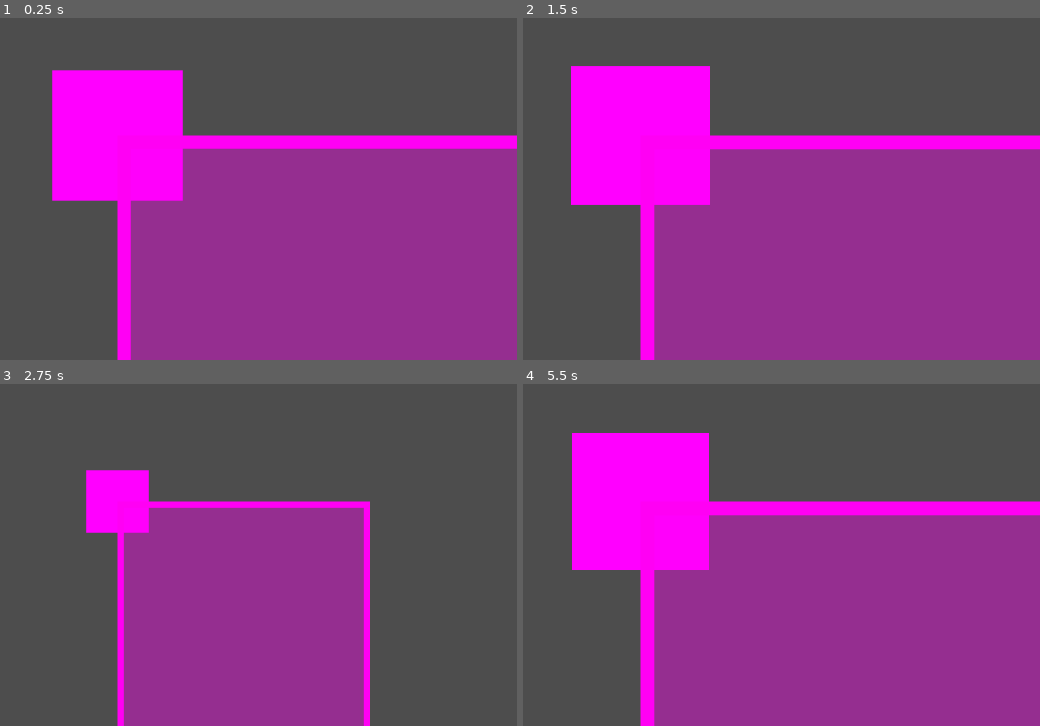
Above: before the commit, frames 1-4 (two rows, left to right).
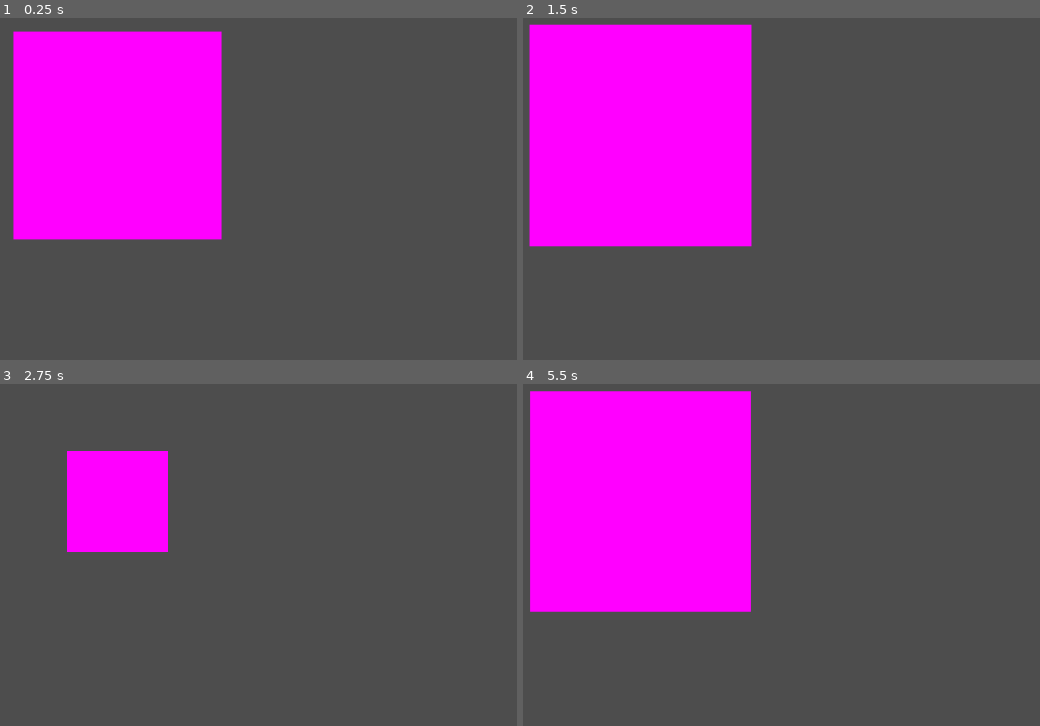
Above: after the commit, the same moments.

Repository: ketexon/ld56-team-3
Game: Godot game, scene res://game.tscn
Same seed, same stepped clock (60 frames per second), same inputs: the game is played once before the commit and once after it.
Inputs (mouse positions are in pixels of both pictures, inside the frame that each line leads up to):
- Up to frame 1 (0.25 s): no input
- Up to frame 2 (1.5 s): move the mouse to (817, 113) at 0.52 s; hold Space (center_on_colony) 0.53-1.28 s; click (817, 113) at 0.67 s; tap Enter at 1.25 s; move the mouse to (outside the picture) at 1.27 s; tap 1 (zoom_0) at 1.35 s; click (outside the picture) at 1.42 s
- Up to frame 3 (2.75 s): tap Space (center_on_colony) at 2 s; move the mouse to (196, 401) at 2.02 s; hold 2 (zoom_1) from 2.03 s (still down); click (196, 401) at 2.17 s
- Up to frame 4 (5.5 s): tap Enter at 2.75, 5 s; move the mouse to (600, 592) at 2.77 s; release 2 (zoom_1) at 2.78 s; tap 3 (zoom_2) at 2.85 s; click (600, 592) at 2.92 s; move the mouse to (879, 568) at 3.52 s; hold 4 (zoom_3) 3.53-4.28 s; click (879, 568) at 3.67 s; tap Space (center_on_colony) at 4.25, 4.35 s; move the mouse to (outside the picture) at 4.27 s; click (outside the picture) at 4.42 s; move the mouse to (678, 500) at 5.02 s; hold 1 (zoom_0) from 5.03 s (still down); click (678, 500) at 5.17 s

The runs differ from the first frame. In frame 1, 59% of the frame differs, in the area x 2-100%, y 3-100%; in frame 2, 60%; in frame 3, 34%; in frame 4, 60%, in the area x 1-100%, y 2-100%.

Commit message:
renamed files, added raycast to detect selection

Diff:
--- a/Selection/TinyCreatureSelector.gd
+++ b/Selection/TinyCreatureSelector.gd
@@ -5,6 +5,11 @@
 var selecting := false
 
 @onready var rect: NinePatchRect = %Rect
+
+var selected_tiny_creatures: Array[TinyCreature] = []
+
+func _ready():
+	rect.visible = false
 
 func _input(event: InputEvent) -> void:
 	if event is InputEventMouseButton:
@@ -14,8 +19,42 @@
 				position = mouse_pos_start
 				rect.size = Vector2.ZERO
 				selecting = true
+				rect.visible = true
 			else:
 				selecting = false
+				rect.visible = false
+
+				selected_tiny_creatures = get_selected_tiny_creatures()
+
+
+func get_selected_tiny_creatures() -> Array[TinyCreature]:
+	var mouse_pos_end := get_global_mouse_position()
+
+	var rect_shape_rid := PhysicsServer2D.rectangle_shape_create()
+
+	var half_extents = (mouse_pos_end - mouse_pos_start).abs()
+	var center = (mouse_pos_start + mouse_pos_end)/2
+	PhysicsServer2D.shape_set_data(rect_shape_rid, half_extents)
+
+	var query = PhysicsShapeQueryParameters2D.new()
+	query.collide_with_areas = true
+	query.shape_rid = rect_shape_rid
+	query.transform = Transform2D.IDENTITY.translated(center)
+
+	var space_state := get_world_2d().direct_space_state
+	var results := space_state.intersect_shape(query)
+
+	PhysicsServer2D.free_rid(rect_shape_rid)
+
+	var out: Array[TinyCreature] = []
+	for result in results:
+		var collider := result.collider as Node
+		if collider is TinyCreature and collider.is_in_group(&"player_tiny_creatures"):
+			out.push_back(collider)
+
+	return out
+
+
 
 func _process(_delta: float) -> void:
 	if Input.is_mouse_button_pressed(MOUSE_BUTTON_LEFT) and selecting:
--- /dev/null
+++ b/TinyCreature/TinyCreature.gd
@@ -0,0 +1,12 @@
+class_name TinyCreature
+extends CharacterBody2D
+
+enum Role {
+	UNASSIGNED,
+	MONARCH,
+	RESOURCE_COLLECTOR,
+	WARRIOR,
+	AMBASSADOR,
+}
+
+@export var role: Role
--- /dev/null
+++ b/TinyCreature/TinyCreature.tscn
@@ -0,0 +1,19 @@
+[gd_scene load_steps=4 format=3 uid="uid://btegv4utd825m"]
+
+[ext_resource type="Script" path="res://TinyCreature/TinyCreature.gd" id="1_rww3b"]
+
+[sub_resource type="RectangleShape2D" id="RectangleShape2D_xfuov"]
+size = Vector2(16, 16)
+
+[sub_resource type="PlaceholderTexture2D" id="PlaceholderTexture2D_q783n"]
+
+[node name="TinyCreature" type="CharacterBody2D" groups=["player_tiny_creatures"]]
+script = ExtResource("1_rww3b")
+
+[node name="CollisionShape2D" type="CollisionShape2D" parent="."]
+scale = Vector2(1, 1)
+shape = SubResource("RectangleShape2D_xfuov")
+
+[node name="Sprite2D" type="Sprite2D" parent="."]
+scale = Vector2(16, 16)
+texture = SubResource("PlaceholderTexture2D_q783n")
--- a/game.tscn
+++ b/game.tscn
@@ -1,12 +1,10 @@
-[gd_scene load_steps=7 format=3 uid="uid://b33kuaqm0s1q"]
+[gd_scene load_steps=6 format=3 uid="uid://b33kuaqm0s1q"]
 
 [ext_resource type="Script" path="res://CameraControls.gd" id="1_6r02h"]
 [ext_resource type="Script" path="res://Colony.gd" id="2_mgtgc"]
-[ext_resource type="Script" path="res://tiny_creature.gd" id="3_kwrlb"]
+[ext_resource type="PackedScene" uid="uid://btegv4utd825m" path="res://TinyCreature/TinyCreature.tscn" id="3_j837d"]
 [ext_resource type="PackedScene" uid="uid://bhw1scxos7xws" path="res://Selection/TinyCreatureSelector.tscn" id="3_nht5s"]
-[ext_resource type="PackedScene" uid="uid://dv6rcqp7r8e6l" path="res://shop/shop.tscn" id="4_24usg"]
-
-[sub_resource type="PlaceholderTexture2D" id="PlaceholderTexture2D_pm4x3"]
+[ext_resource type="PackedScene" uid="uid://dv6rcqp7r8e6l" path="res://Shop/shop.tscn" id="4_24usg"]
 
 [node name="Node2D" type="Node2D"]
 
@@ -17,10 +15,7 @@
 script = ExtResource("2_mgtgc")
 player = true
 
-[node name="TinyCreature" type="Sprite2D" parent="Colony"]
-scale = Vector2(10, 10)
-texture = SubResource("PlaceholderTexture2D_pm4x3")
-script = ExtResource("3_kwrlb")
+[node name="TinyCreature" parent="Colony" instance=ExtResource("3_j837d")]
 
 [node name="TinyCreatureSelector" parent="." instance=ExtResource("3_nht5s")]
 metadata/_edit_use_anchors_ = true
--- a/tiny_creature.gd
+++ /dev/null
@@ -1,13 +0,0 @@
-class_name TinyCreature
-extends Sprite2D
-
-enum Role {RESOURCE_COLLECTOR, WARRIOR, AMBASSADOR}
-@export var role:Role
-# Called when the node enters the scene tree for the first time.
-func _ready() -> void:
-	pass # Replace with function body.
-
-
-# Called every frame. 'delta' is the elapsed time since the previous frame.
-func _process(delta: float) -> void:
-	pass
Renamed: shop/shop.gd -> Shop/Shop.gd
Renamed: shop/shop.tscn -> Shop/shop.tscn
